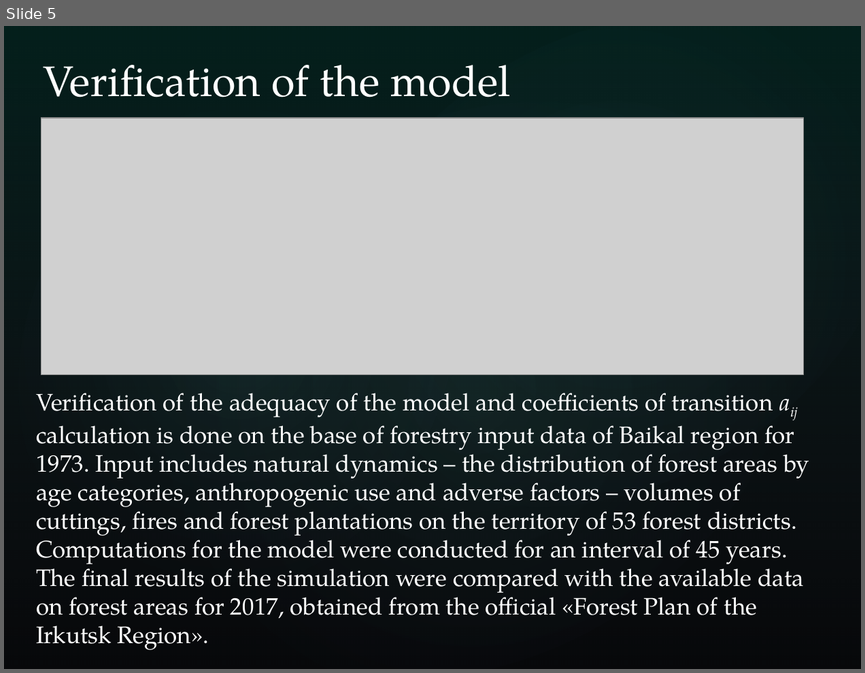
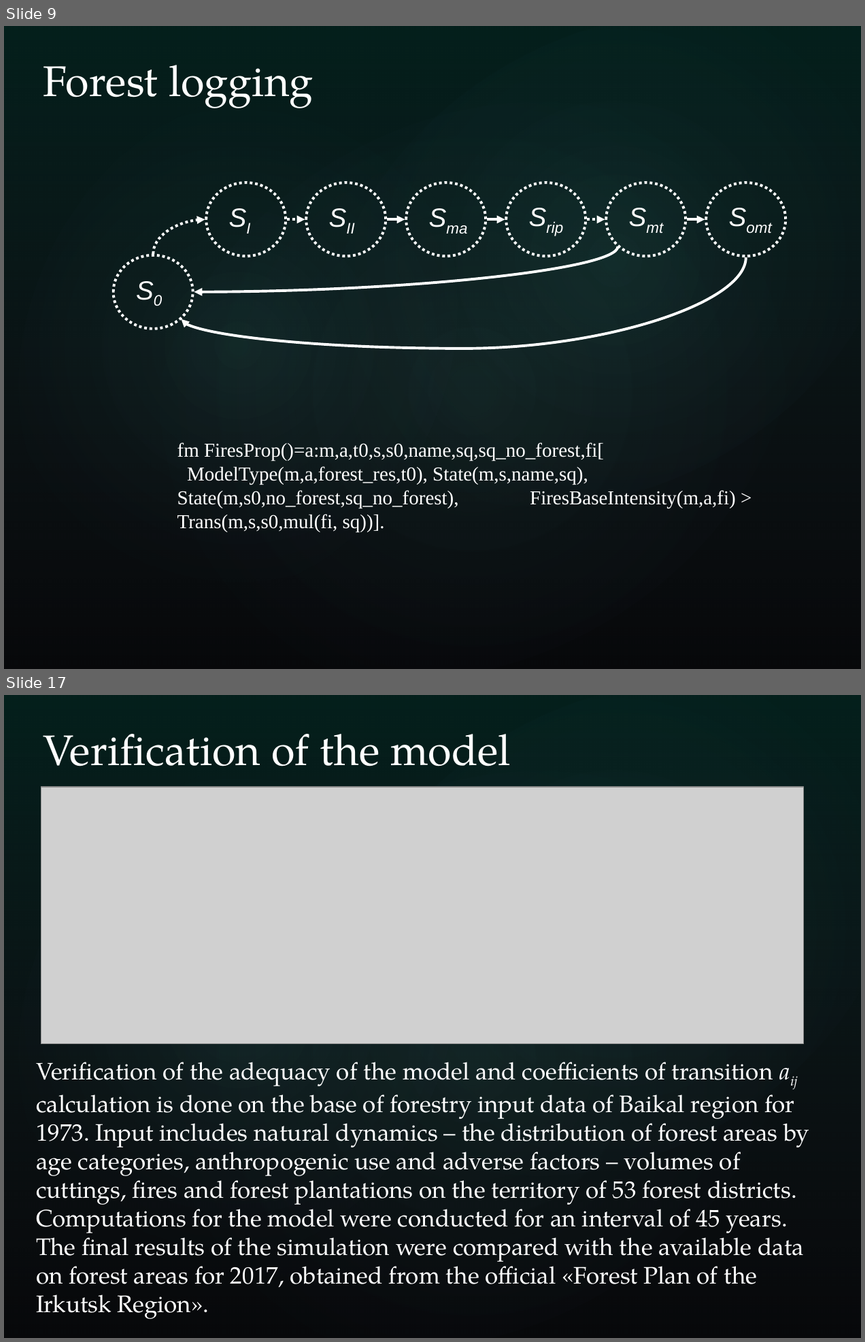
Before and after one commit to eugeneai/pres, a slide deck: china-travel/ready/popova_aiit19.pptx. Shown one above the other, each under a label of ours: slide 5 before the commit, slides 9 and 17 after it; the slides between them are not shown. The pictures are 865x673 and 865x1342 pixels, drawn with LibreOffice and Linux fonts; fonts in the diff are those of the drawing; grey boxes stand for pictures; background and template pictures are left out. Boxes give left, top, right and bottom in pixels: in the first picture for what was removed or moved away, otherwise in the second. Text is boxed around its words. In the diff, an @@ line names an element or a change of style, - is before the commit and + after.

```diff
--- a/china-travel/ready/popova_aiit19.pptx
+++ b/china-travel/ready/popova_aiit19.pptx
@@ slide 9 added at box(4, 26, 861, 669), background picture (left out); not listed: 4 template elements that a slide beside it also shows @@
@@ title added at box(43, 65, 313, 108), 36 pt, text #FFFFFF @@
+  Forest logging
@@ group added at box(113, 183, 788, 348): 7 ellipses, 7 texts, 5 arrows, 3 curved arrows @@
+S0
+SI
+SII
+Sma
+Srip
+Smt
+Somt
@@ text added at box(177, 442, 736, 531), 16.6 pt, text #FFFFFF @@
+fm FiresProp()=a:m,a,t0,s,s0,name,sq,sq_no_forest,fi[ ModelType(m,a,forest_res,t0), State(m,s,name,sq), State(m,s0,no_forest,sq_no_forest), FiresBaseIntensity(m,a,fi) > Trans(m,s,s0,mul(fi, sq))].
@@ what was slide 5 is now slide 17 @@
```
Also in this commit, not shown: 5 slides changed, 13 other slides added, 1 slide removed, 8 other files.
